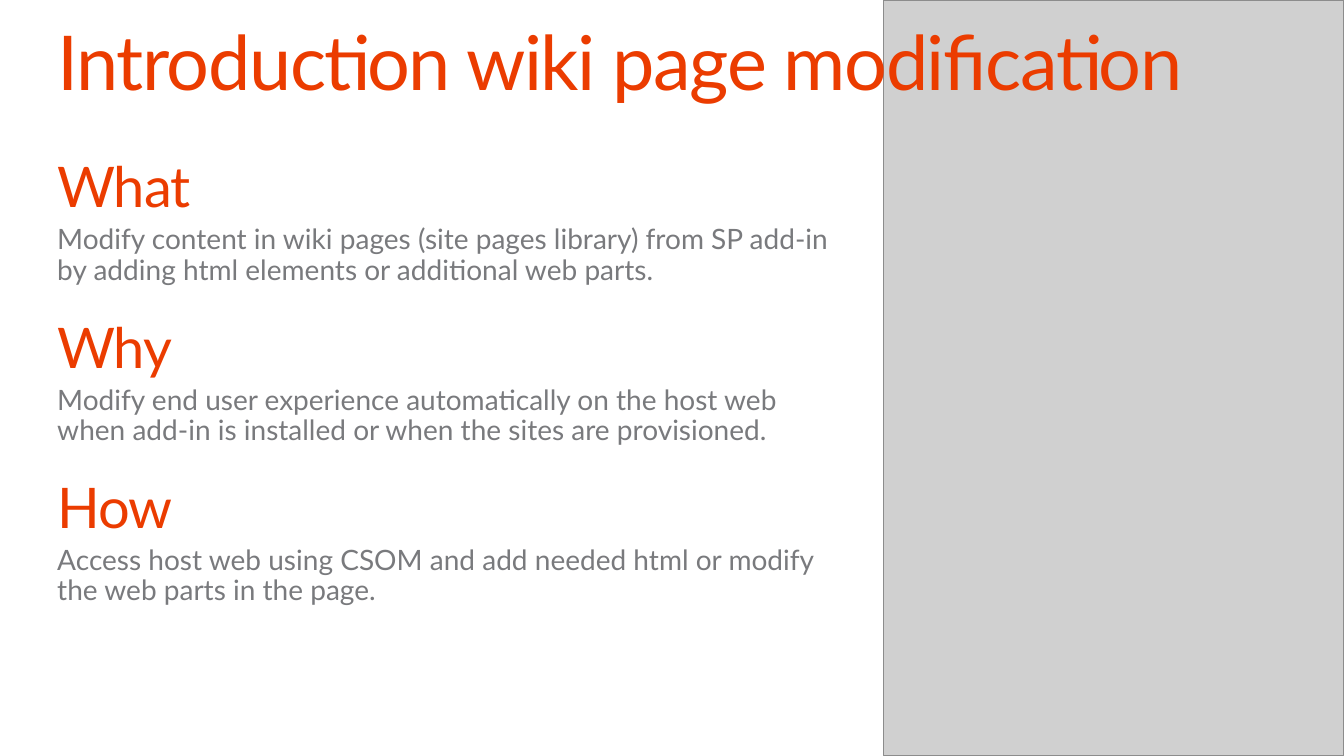
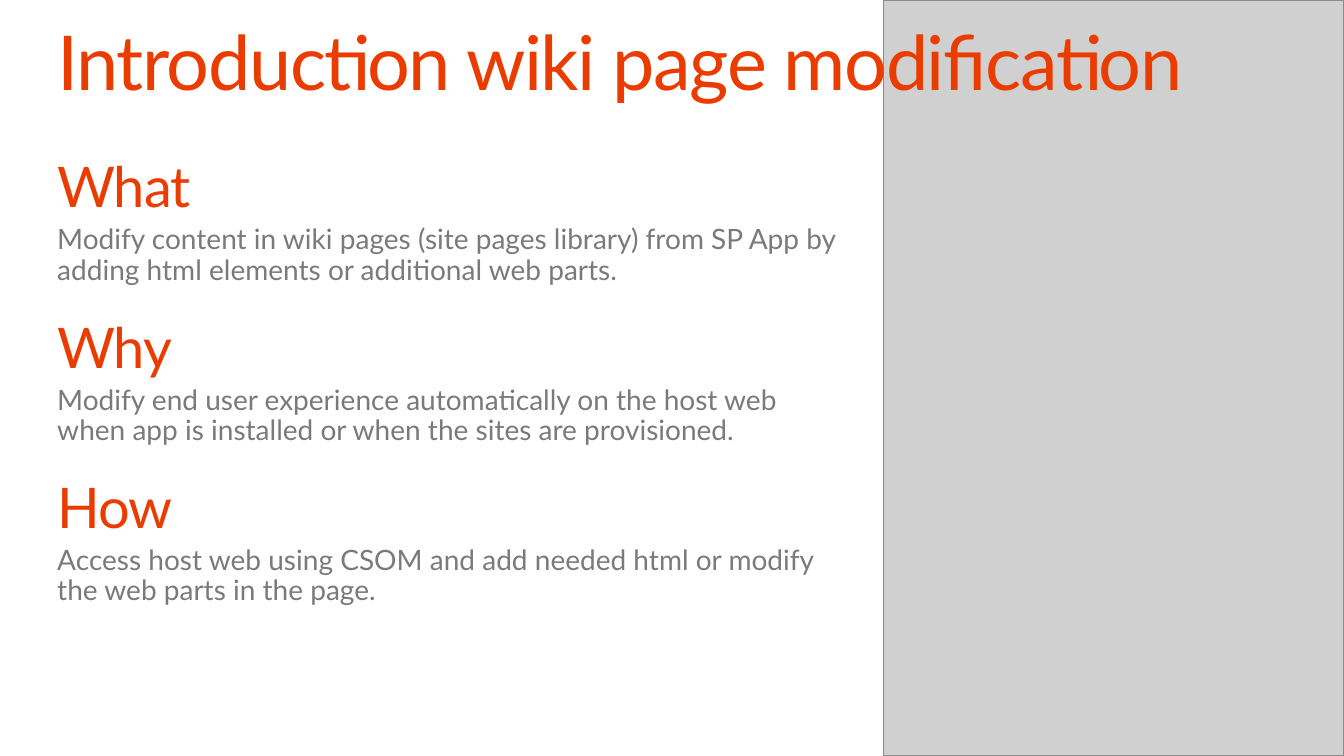
Before and after one commit to OfficeDev/TrainingContent, a slide deck: slide 9 of O3658/02 Managing site settings using app model/2_SiteManagement.pptx. Drawn at 1344x756 pixels with LibreOffice and Linux fonts; fonts in the diff are those of the drawing; grey boxes stand for pictures; background and template pictures are left out. Boxes give left, top, right and bottom in pixels: in the first picture for what was removed or moved away, otherwise in the second. Text is boxed around its words. In the diff, an @@ line names an element or a change of style, - is before the commit and + after.

```diff
--- a/O3658/02 Managing site settings using app model/2_SiteManagement.pptx
+++ b/O3658/02 Managing site settings using app model/2_SiteManagement.pptx
@@ text at (x1=57, y1=227, x2=836, y2=285): text changed @@
-  Modify content in wiki pages (site pages library) from SP add-in by adding html elements or additional web parts.
+  Modify content in wiki pages (site pages library) from SP App by adding html elements or additional web parts.
@@ text at (x1=57, y1=389, x2=776, y2=445): text changed @@
-  Modify end user experience automatically on the host web when add-in is installed or when the sites are provisioned.
+  Modify end user experience automatically on the host web when app is installed or when the sites are provisioned.
```
Also in this commit, not shown: 15 other slides changed, 1 slide added, 1 slide removed, 1 other file.
